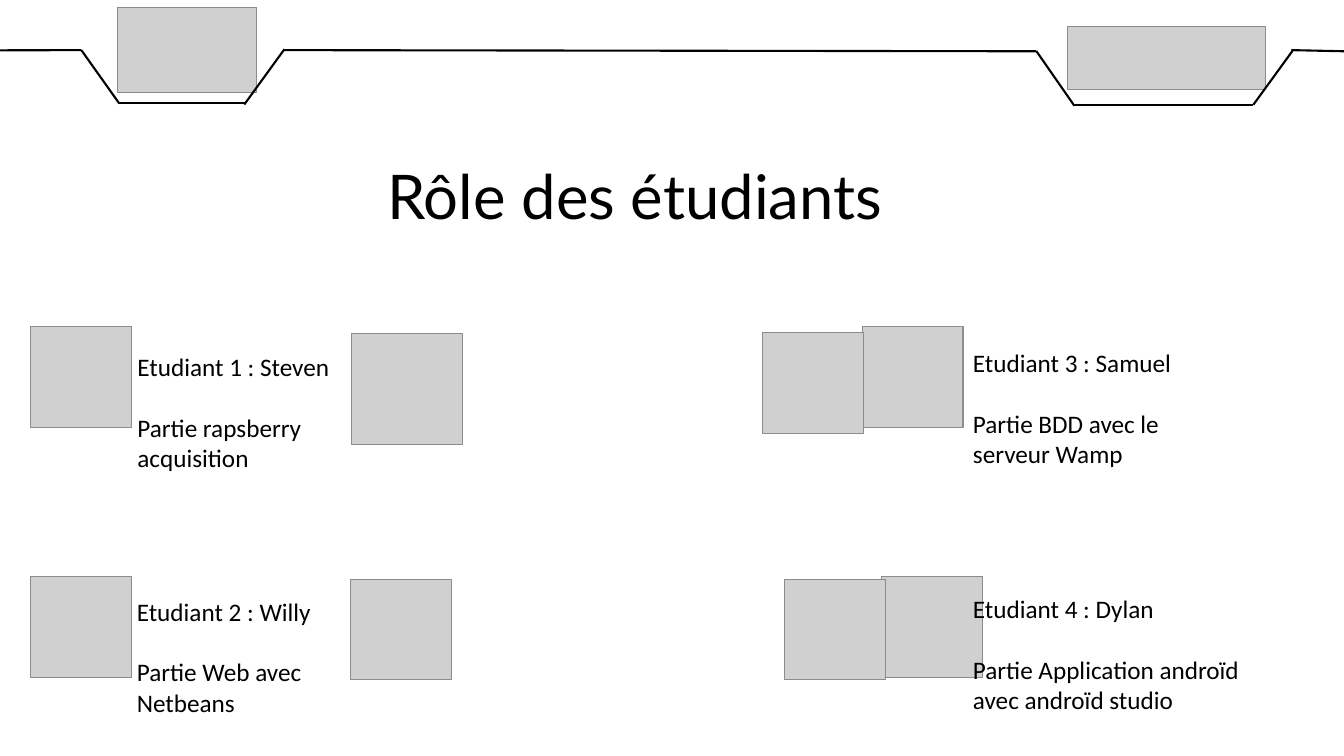
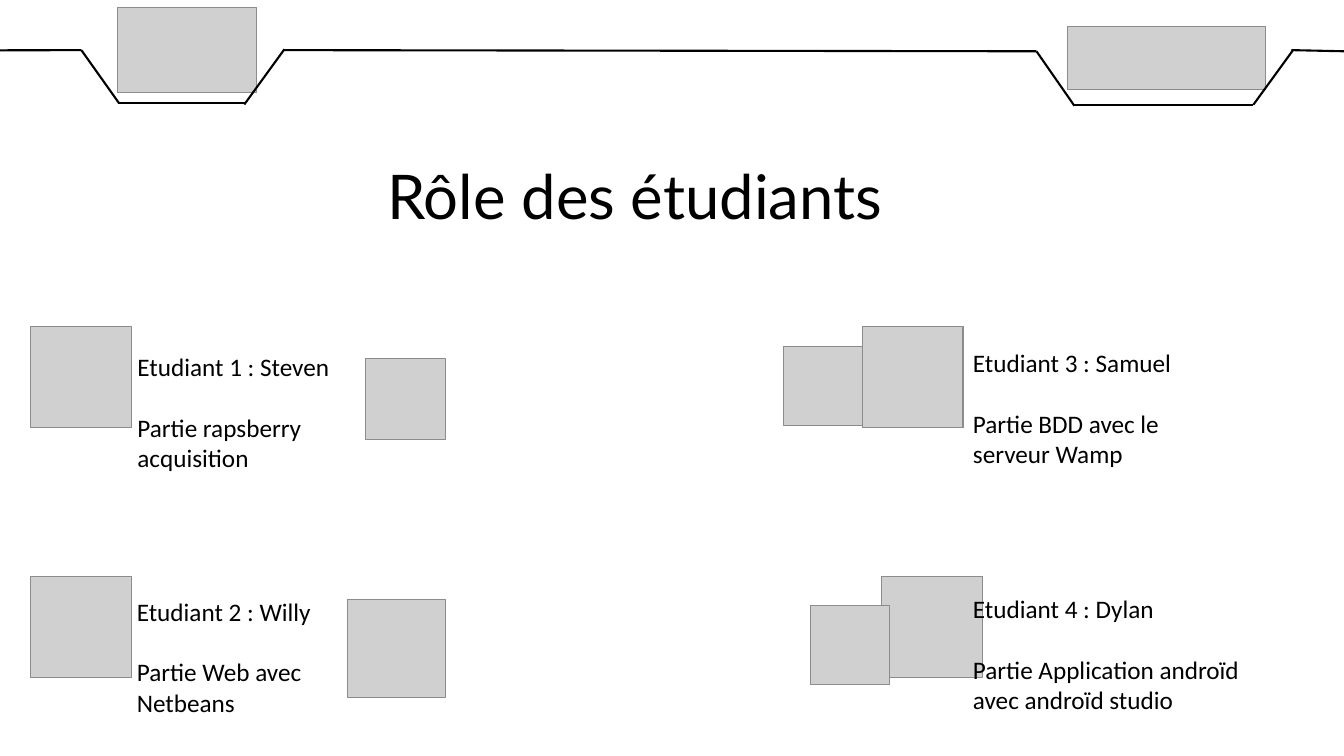
Before and after one commit to DylanChe/SupervisionSerre, a slide deck: slide 3 of oral_projet/diaporama_revue_1.pptx. Drawn at 1344x756 pixels with LibreOffice and Linux fonts; fonts in the diff are those of the drawing; grey boxes stand for pictures. Boxes give left, top, right and bottom in pixels: in the first picture for what was removed or moved away, otherwise in the second. Text is boxed around its words. In the diff, an @@ line names an element or a change of style, - is before the commit and + after.

```diff
--- a/oral_projet/diaporama_revue_1.pptx
+++ b/oral_projet/diaporama_revue_1.pptx
@@ picture: place and size @@
-picture at bbox=[352, 334, 464, 446]
+picture at bbox=[365, 359, 446, 440]
@@ picture: place and size @@
-picture at bbox=[763, 333, 864, 434]
+picture at bbox=[783, 347, 862, 425]
@@ picture: place and size @@
-picture at bbox=[351, 579, 452, 680]
+picture at bbox=[348, 600, 446, 698]
@@ picture: place and size @@
-picture at bbox=[784, 579, 885, 680]
+picture at bbox=[811, 606, 889, 685]
```
Also in this commit, not shown: 1 slide added, 1 other file.
